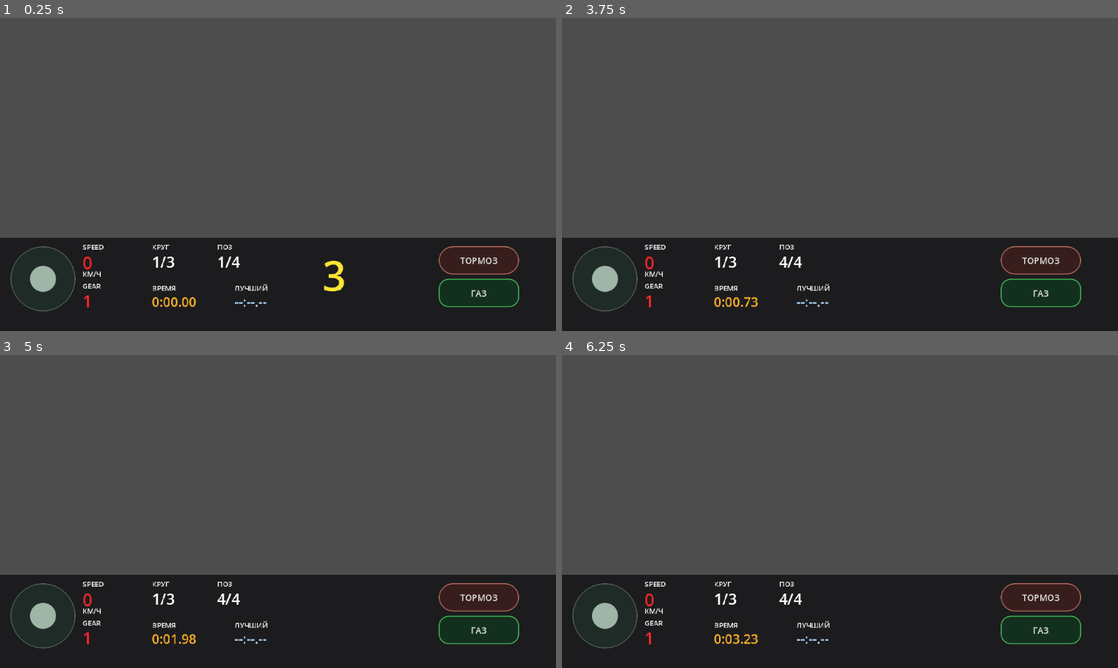
Above: before the commit, frames 1-4 (two rows, left to right).
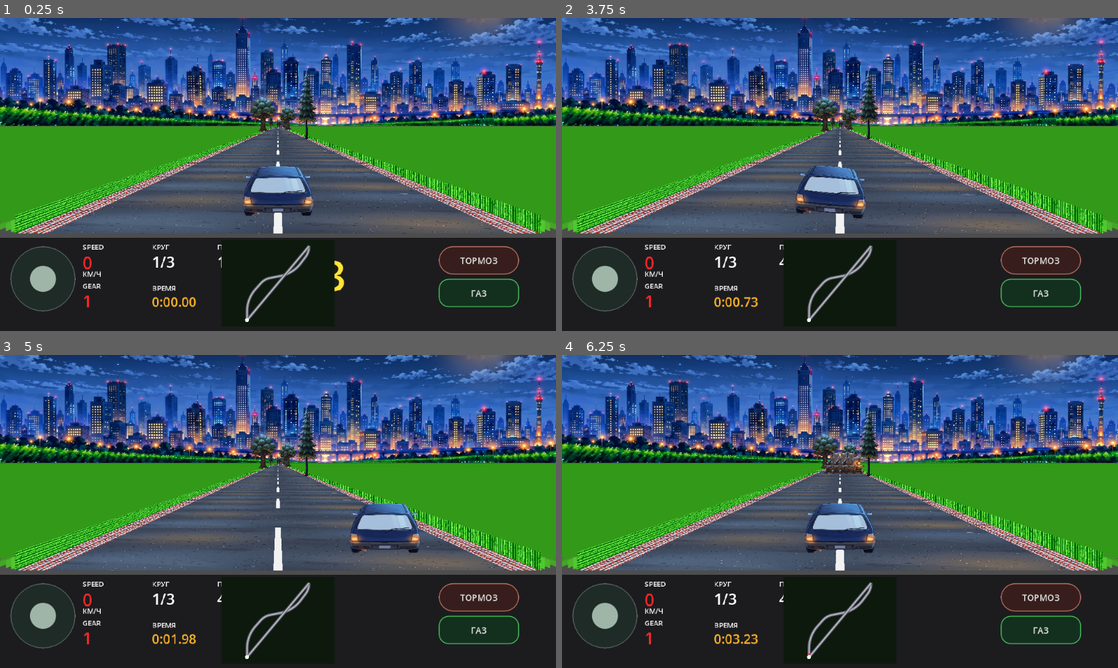
Above: after the commit, the same moments.

Repository: masterofmagic234/Arkon
Game: Godot game, scene res://scenes/level2_pseudo3d.tscn
The game is run twice, just before and just after one commit, with the same random seed, the same clock (stepped at 60 frames per second) and the same inputs.
Inputs (mouse positions are in pixels of both pictures, inside the frame that each line leads up to):
- Up to frame 1 (0.25 s): no input
- Up to frame 2 (3.75 s): click "ТОРМОЗ" at 0.5 s; click "ГАЗ" at 1.25 s; tap Enter at 2, 3.5 s; move the mouse to (962, 158) at 2.02 s; hold D (race_right) 2.03-2.75 s; click (962, 158) at 2.17 s; tap Space at 2.75 s; drag from (728, 190) to (812, 237) at 2.77 s; move the mouse to (895, 105) at 3.52 s; hold D (race_right) from 3.53 s (still down)
- Up to frame 3 (5 s): release D (race_right) at 4.25 s; drag from (250, 574) to (111, 464) at 4.27 s
- Up to frame 4 (6.25 s): tap Space at 5 s; move the mouse to (1006, 558) at 5.02 s; hold A (race_left) 5.03-5.75 s; drag from (673, 464) to (756, 433) at 5.77 s

The runs differ from the first frame. In frame 1, 61% of the frame differs, in the area x 0-100%, y 0-98%; in frame 2, 61%; in frame 3, 60%; in frame 4, 61%.
Error before the commit: Parse Error: Identifier "projection_scale" not declared in the current scope. (res://scripts/race_renderer_pseudo3d.gd:568)

Commit message:
Fix AI car projection scale parser error

Diff:
--- a/scripts/race_renderer_pseudo3d.gd
+++ b/scripts/race_renderer_pseudo3d.gd
@@ -549,7 +549,7 @@
         # Use the same perspective equation as _draw_road and _draw_props.
         var dz: float = delta_segments * RaceLevelData.SEGMENT_HEIGHT + CAMERA_BEHIND
         dz = maxf(1.0, dz)
-        var scale: float = CAMERA_DEPTH / dz
+        var projection_scale: float = CAMERA_DEPTH / dz
         var sy: float = horizon_y + (h - horizon_y) * CAMERA_BEHIND / dz
 
         if sy < horizon_y or sy > h:
